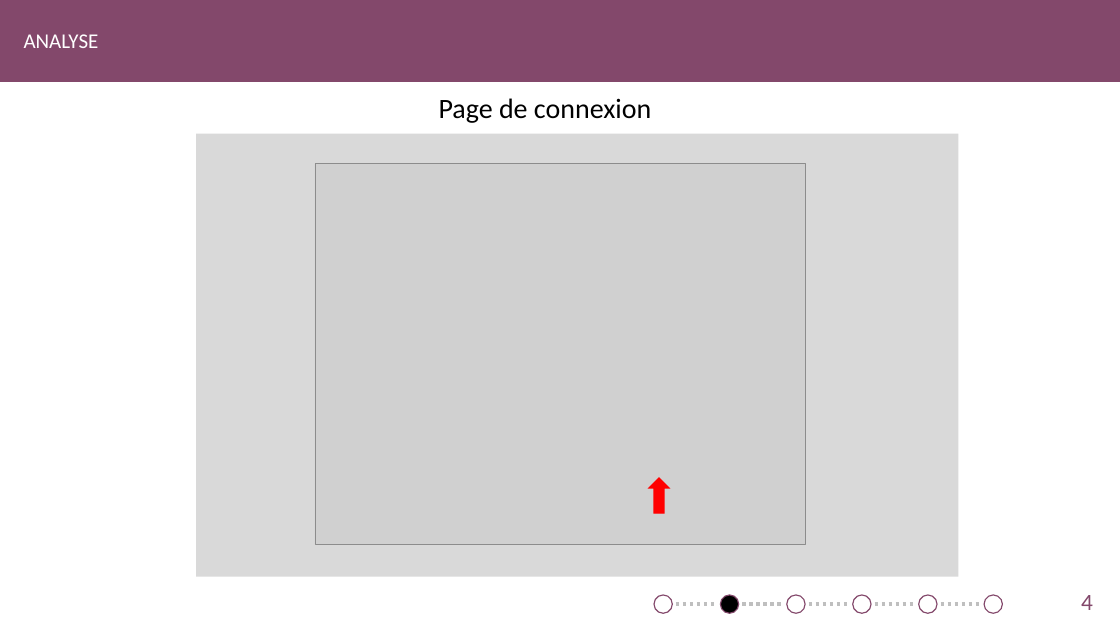
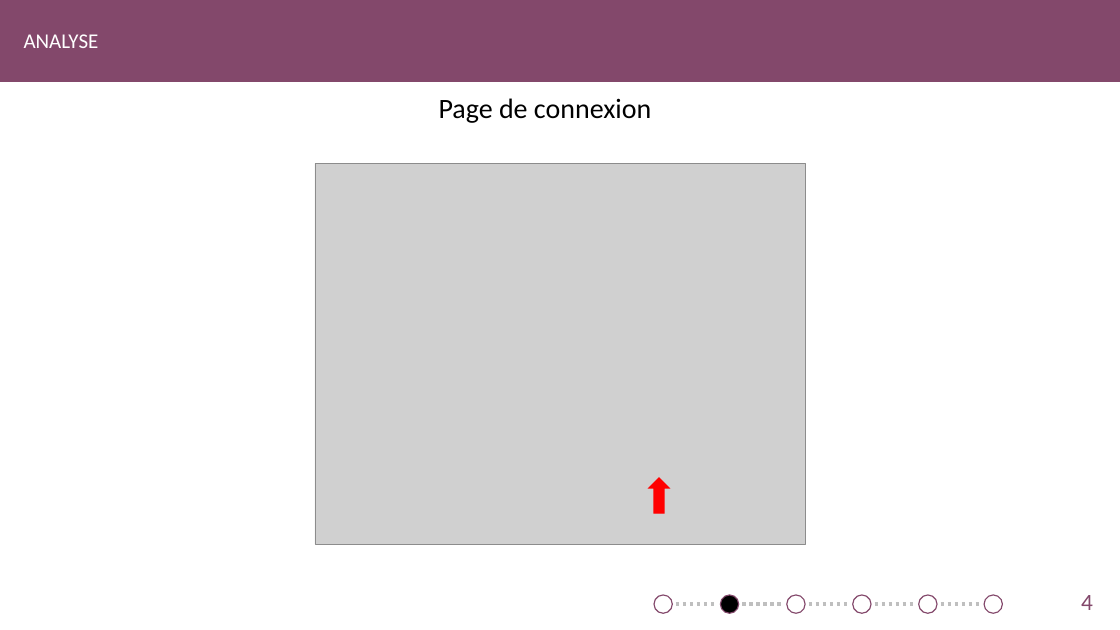
Before and after one commit to SweetDjsnow/TPI_GitHub, a slide deck: slide 4 of Documentation/Found Your Bike.pptx. Drawn at 1120x630 pixels with LibreOffice and Linux fonts; fonts in the diff are those of the drawing; grey boxes stand for pictures. Boxes give left, top, right and bottom in pixels: in the first picture for what was removed or moved away, otherwise in the second. Text is boxed around its words. In the diff, an @@ line names an element or a change of style, - is before the commit and + after.

```diff
--- a/Documentation/Found Your Bike.pptx
+++ b/Documentation/Found Your Bike.pptx
@@ rectangle removed at <box>197,134,959,576</box> @@
```
Also in this commit, not shown: 1 other slide changed, 3 slides added, 6 other files.
